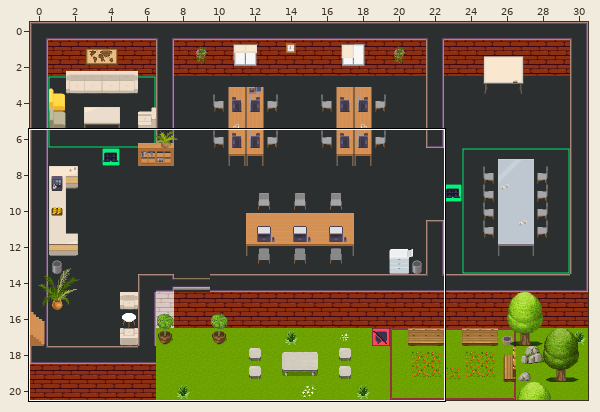
One commit to this Tiled map (JSON): office.tmj. The first picture is a wide view before the edit; the outline marks the close-up.
Close-up. Old version:
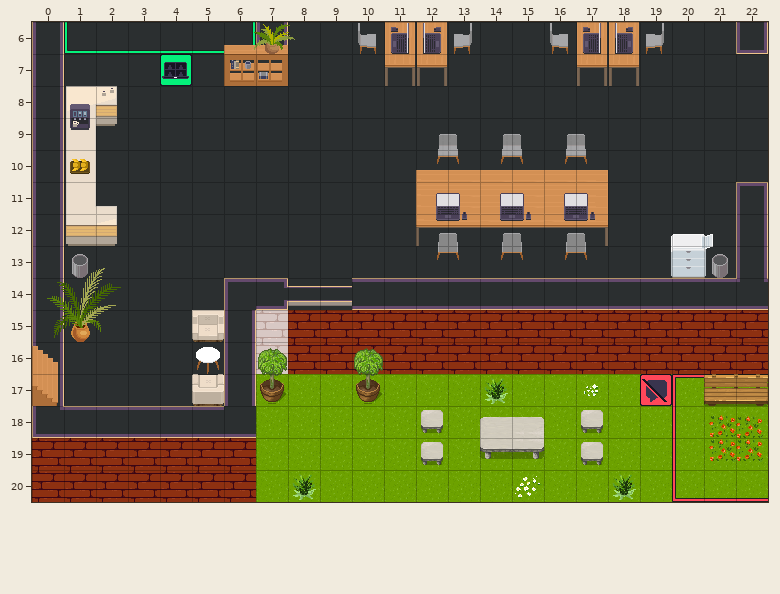
Cells are 32x32 px. Shown: x 0..22, y 6..20.
The same view after the edit:
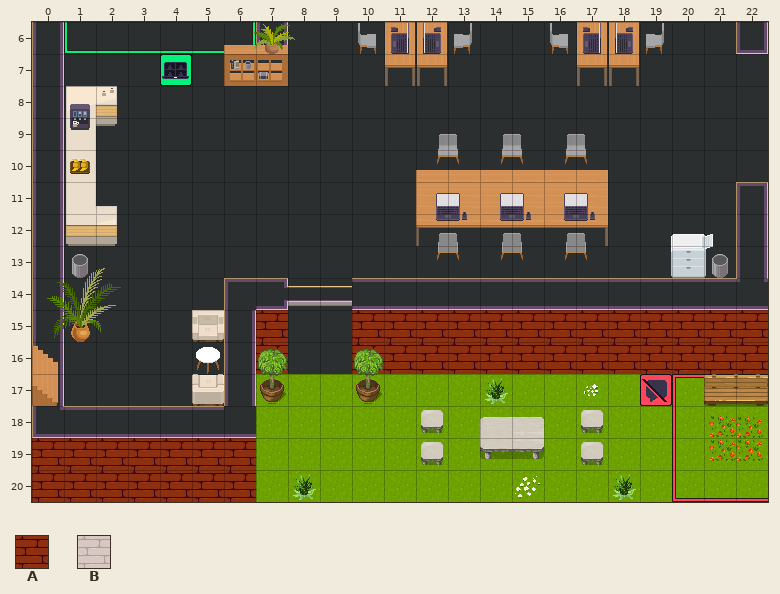
Key: from "WA_Room_Builder": A 285, B 310.
_ is an empty cell.
Tiles replaced or removed in this view: A, B.
Log entry: map: iterate on office.tmj layout
Changes in this commit:
Changed rows in their new state; . is an unchanged cell.
Layer "walls/walls fritz":
first column x 7:
15 A__
16 A__
Boxes around the changes in both close-ups, in picture pixels (x1, y1, x2, y2):
changed: (256, 310, 352, 374)
